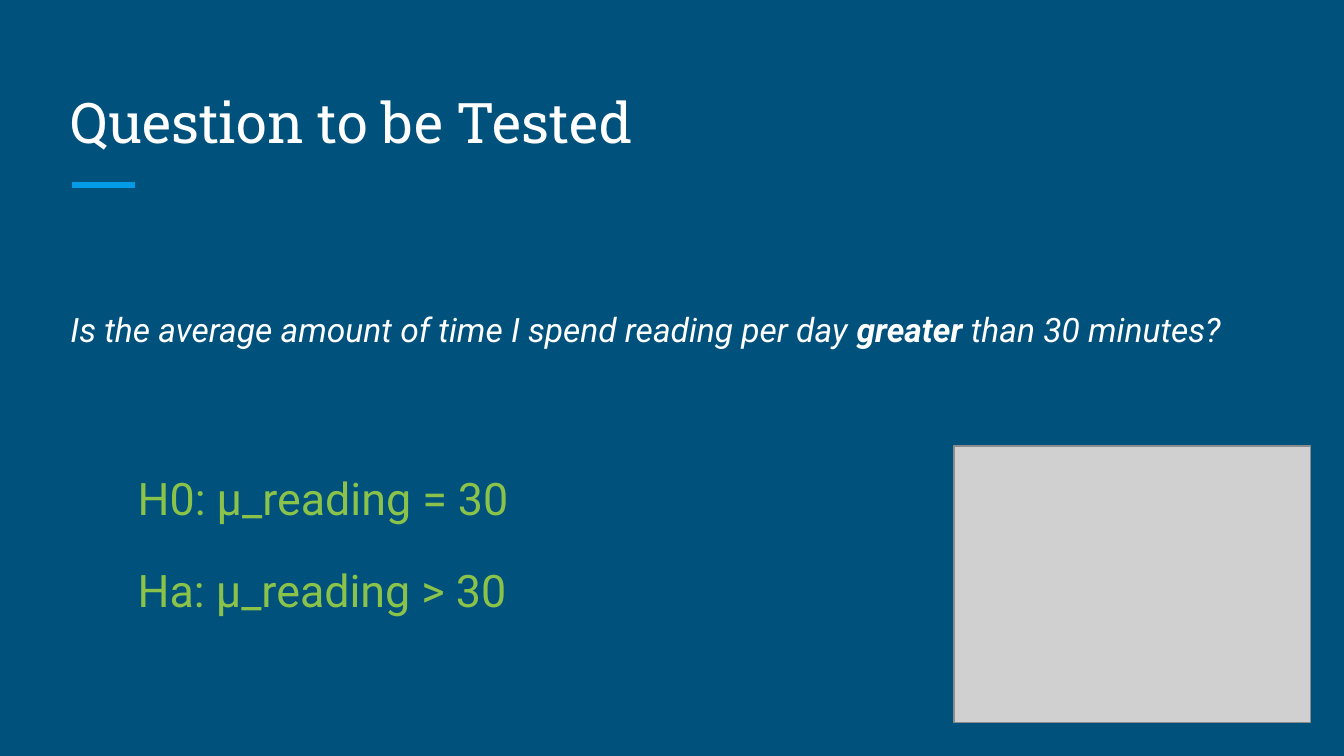
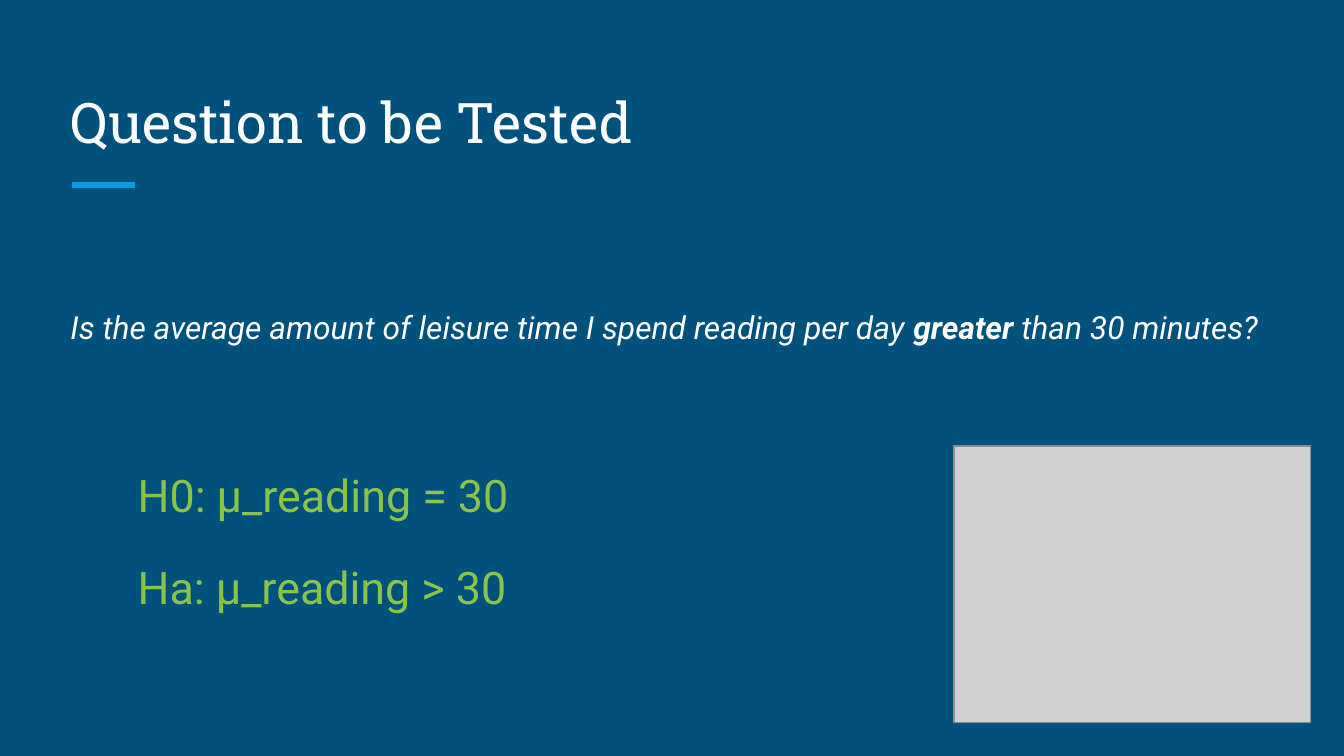
Before and after one commit to DoctorFarmer/DataScienceDegree, a slide deck: slide 4 of Data211 Project.pptx. Drawn at 1344x756 pixels with LibreOffice and Linux fonts; fonts in the diff are those of the drawing; grey boxes stand for pictures. Boxes give left, top, right and bottom in pixels: in the first picture for what was removed or moved away, otherwise in the second. Text is boxed around its words. In the diff, an @@ line names an element or a change of style, - is before the commit and + after.

```diff
--- a/Data211 Project.pptx
+++ b/Data211 Project.pptx
@@ text at (70, 315, 1257, 346): text changed; size 18 to 17 pt @@
-Is the average amount of time I spend reading per day greater than 30 minutes?
+Is the average amount of leisure time I spend reading per day greater than 30 minutes?
```
Also in this commit, not shown: 4 other slides changed.
